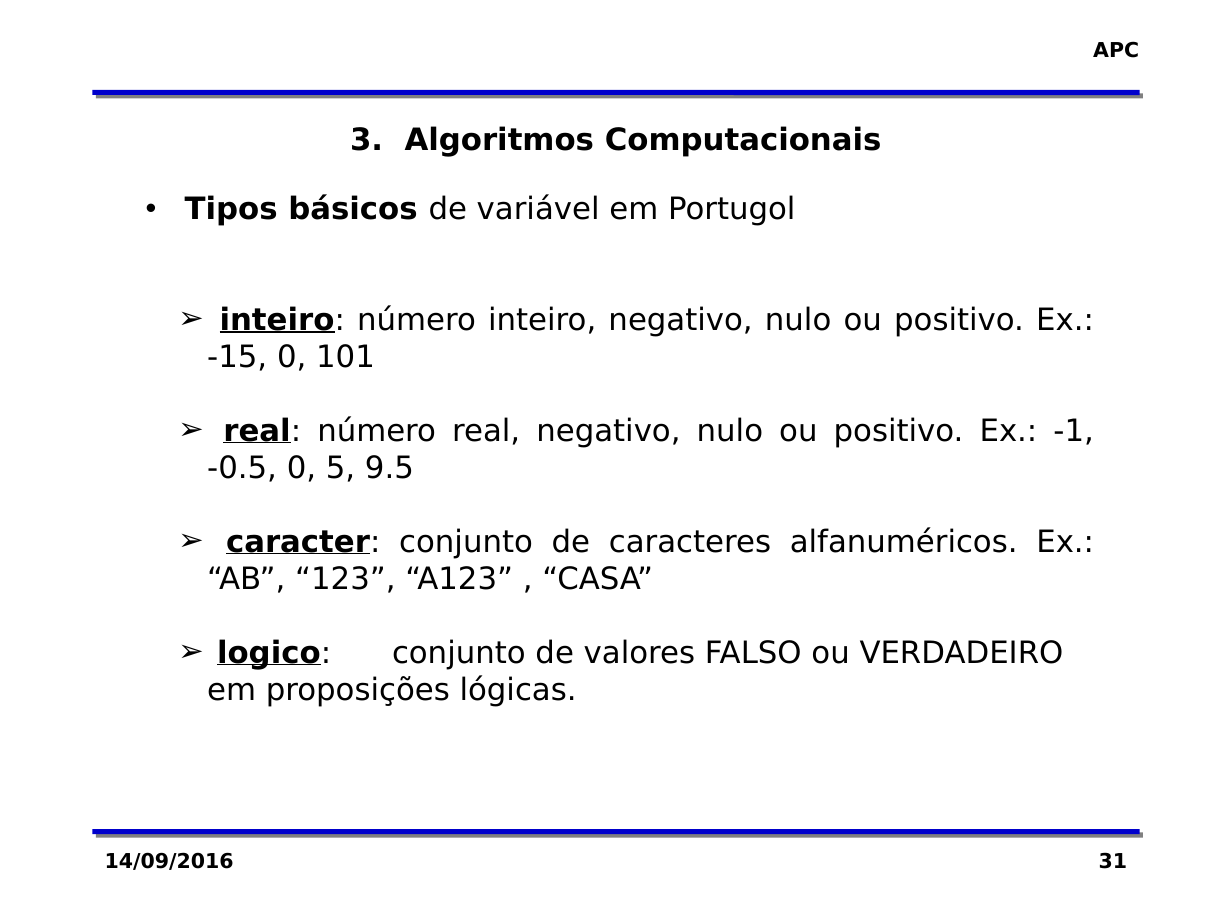
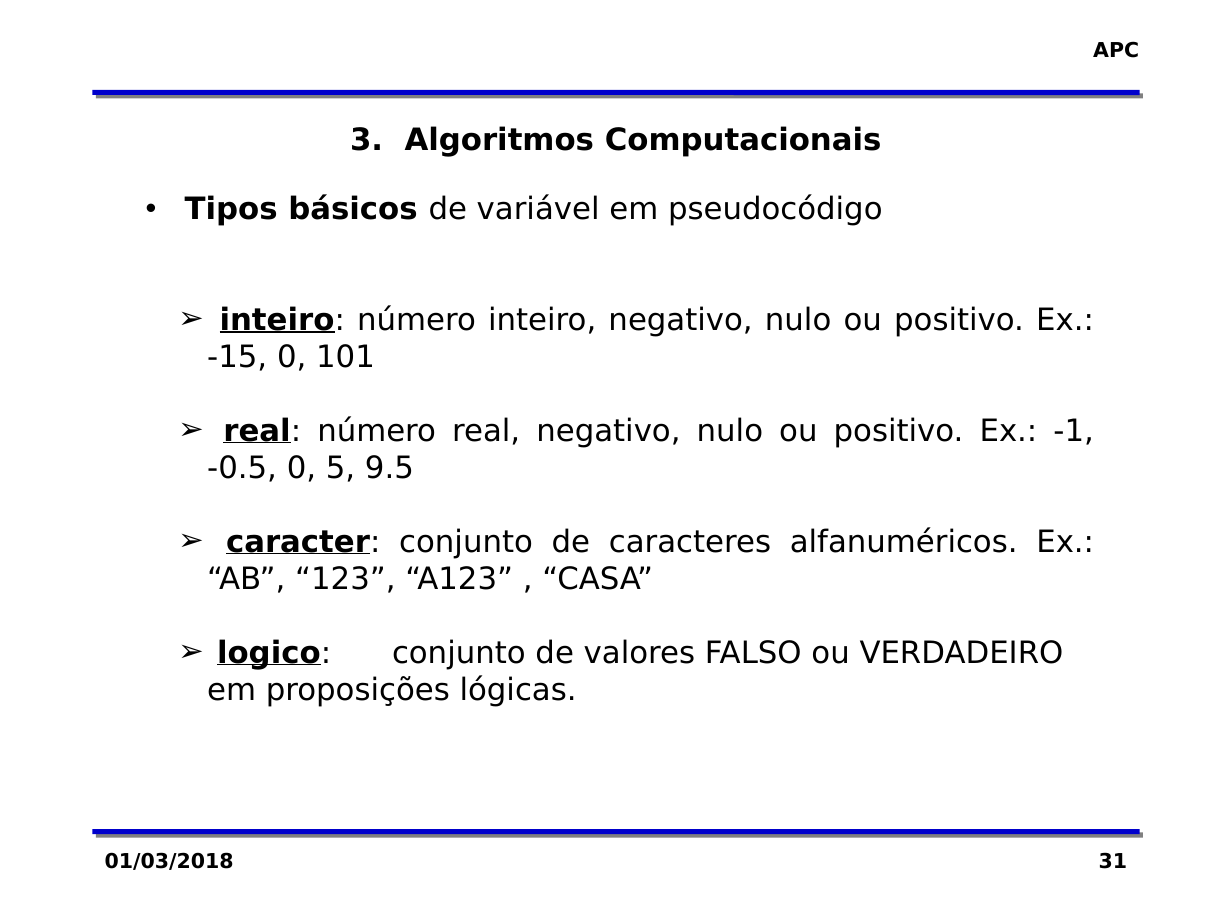
Before and after one commit to zaghetto/Algoritmos, a slide deck: slide 31 of MÓDULOS DE AULA/Módulo 03 - O Conceito de Algoritmo.pptx. Drawn at 1232x924 pixels with LibreOffice and Linux fonts; fonts in the diff are those of the drawing; background and template pictures are left out. Boxes give left, top, right and bottom in pixels: in the first picture for what was removed or moved away, otherwise in the second. Text is boxed around its words. In the diff, an @@ line names an element or a change of style, - is before the commit and + after.

```diff
--- a/MÓDULOS DE AULA/Módulo 03 - O Conceito de Algoritmo.pptx
+++ b/MÓDULOS DE AULA/Módulo 03 - O Conceito de Algoritmo.pptx
@@ text at [185, 194, 883, 226]: text changed @@
-• Tipos básicos de variável em Portugol
+• Tipos básicos de variável em pseudocódigo
@@ text at [105, 852, 234, 870]: text changed @@
-14/09/2016
+01/03/2018
```
Also in this commit, not shown: 53 other slides changed, 1 slide added, 1 slide removed.
